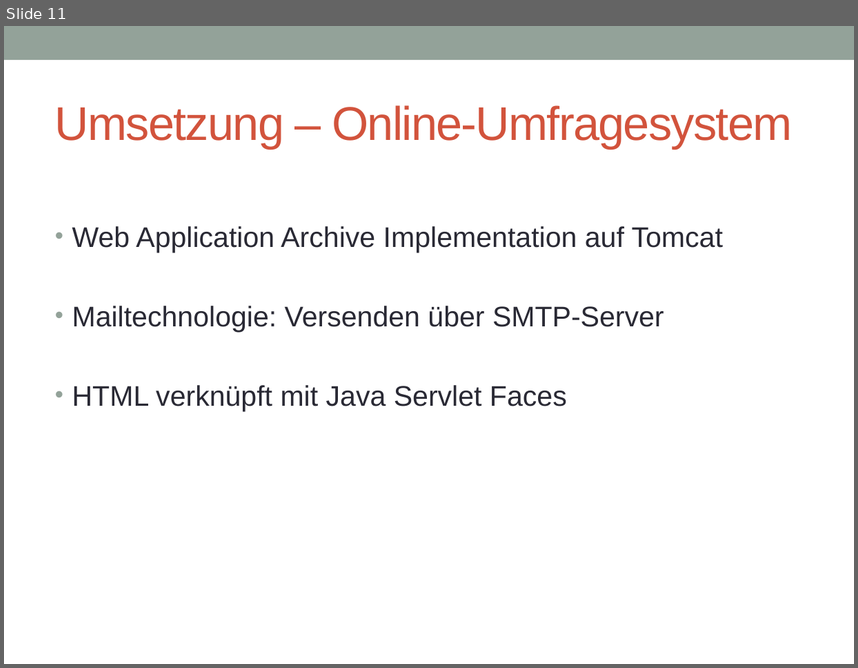
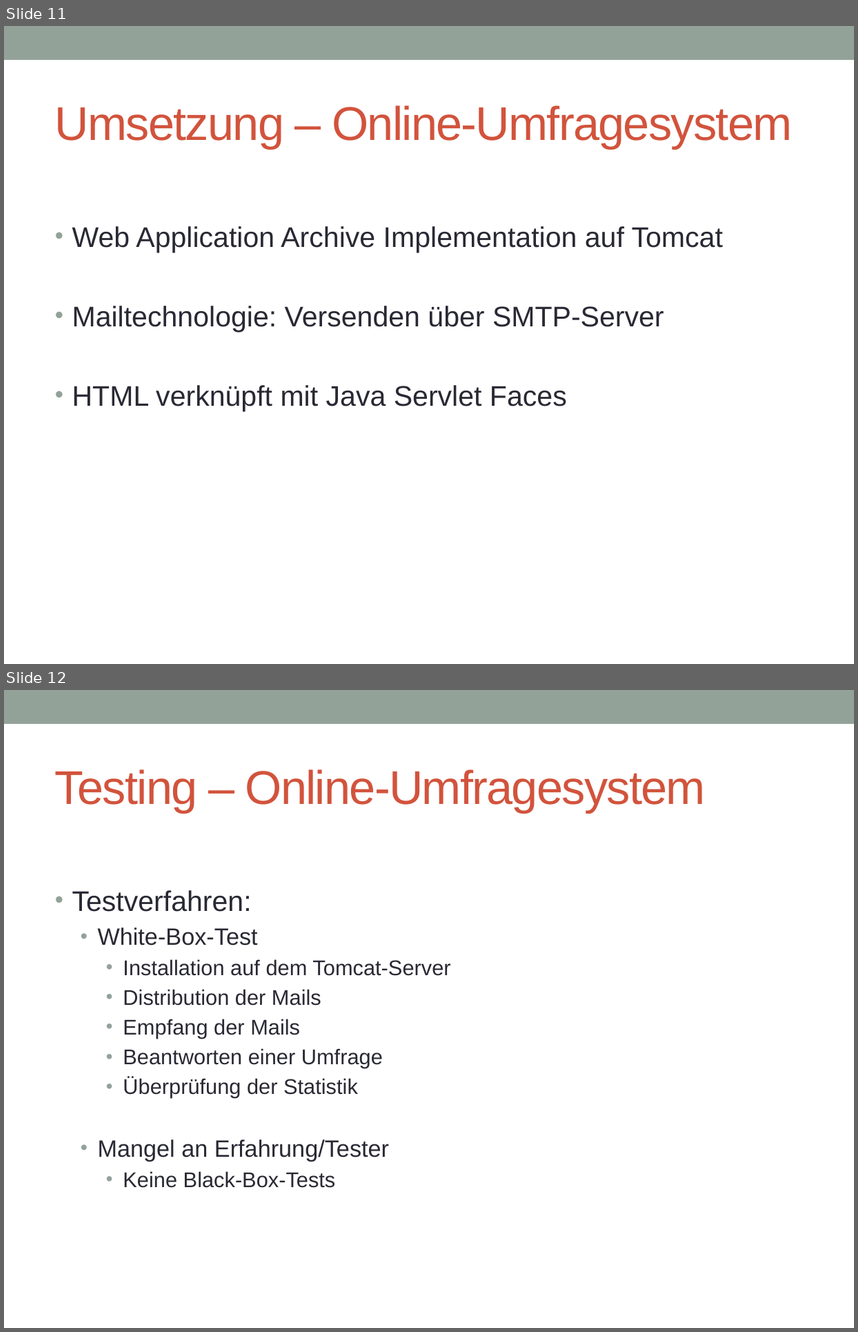
Before and after one commit to dhoppenkamps/OnlineUmfrage, a slide deck: Dokumentation/online-umfrage-päsi.pptx. Shown one above the other, each under a label of ours: slide 11 before the commit, slides 11 and 12 after it. The pictures are 858x668 and 858x1332 pixels, drawn with LibreOffice and Linux fonts; fonts in the diff are those of the drawing. Boxes give left, top, right and bottom in pixels: in the first picture for what was removed or moved away, otherwise in the second. Text is boxed around its words. In the diff, an @@ line names an element or a change of style, - is before the commit and + after.

Commit message:
änderungen präsi

```diff
--- a/Dokumentation/online-umfrage-päsi.pptx
+++ b/Dokumentation/online-umfrage-päsi.pptx
@@ slide 12 added at (x1=4, y1=690, x2=854, y2=1328), background #FFFFFF; not listed: 1 template element that a slide beside it also shows @@
@@ title added at (x1=55, y1=769, x2=706, y2=813), 40 pt, text #D2533C @@
+Testing – Online-Umfragesystem
@@ text added at (x1=72, y1=890, x2=450, y2=1187), 18 pt, text #292934 @@
+• Testverfahren:
+  • White-Box-Test
+    • Installation auf dem Tomcat-Server
+    • Distribution der Mails
+    • Empfang der Mails
+    • Beantworten einer Umfrage
+    • Überprüfung der Statistik
+  • Mangel an Erfahrung/Tester
+    • Keine Black-Box-Tests
```
